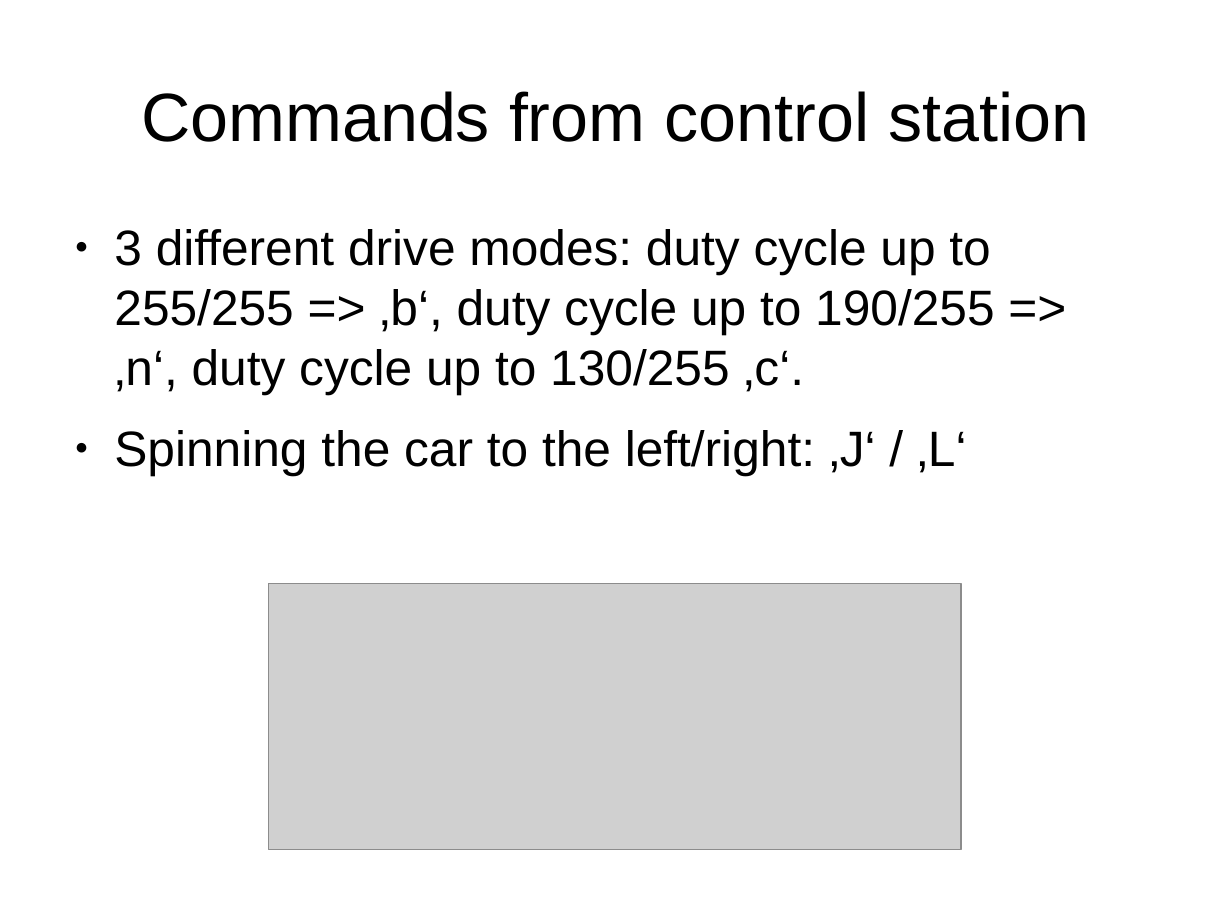
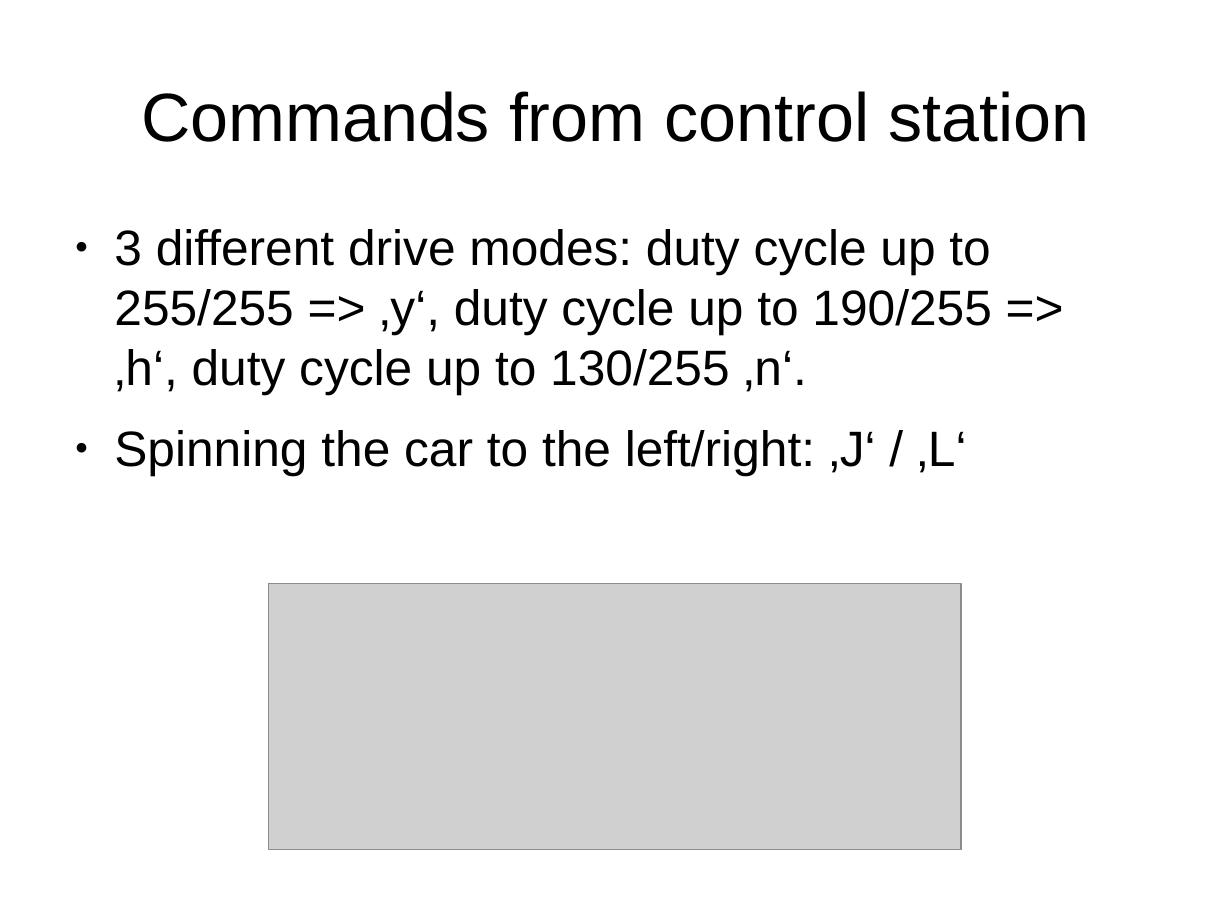
Before and after one commit to samuelwilliams413/METR4810, a slide deck: slide 9 of Progress Seminar/PS_1/MohamedSlides.odp. Drawn at 1232x924 pixels with LibreOffice and Linux fonts; fonts in the diff are those of the drawing; grey boxes stand for pictures. Boxes give left, top, right and bottom in pixels: in the first picture for what was removed or moved away, otherwise in the second. Text is boxed around its words. In the diff, an @@ line names an element or a change of style, - is before the commit and + after.

```diff
--- a/Progress Seminar/PS_1/MohamedSlides.odp
+++ b/Progress Seminar/PS_1/MohamedSlides.odp
@@ text at (114,229,991,394): text changed @@
-● 3 different drive modes: duty cycle up to 255/255 => ‚b‘, duty cycle up to 190/255 => ‚n‘, duty cycle up to 130/255 ‚c‘.
+● 3 different drive modes: duty cycle up to 255/255 => ‚y‘, duty cycle up to 190/255 => ‚h‘, duty cycle up to 130/255 ‚n‘.
```
Also in this commit, not shown: 1 other slide changed.
